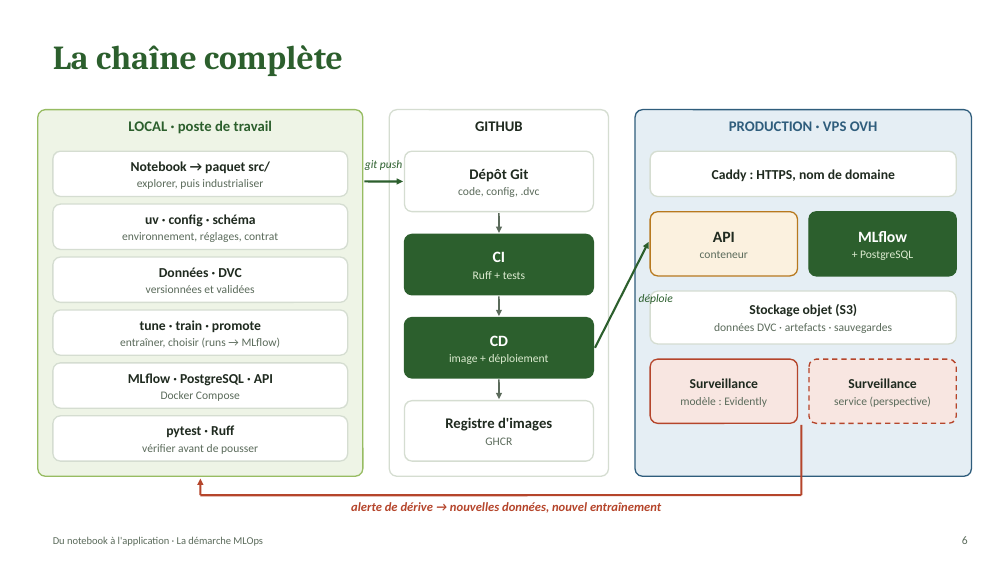
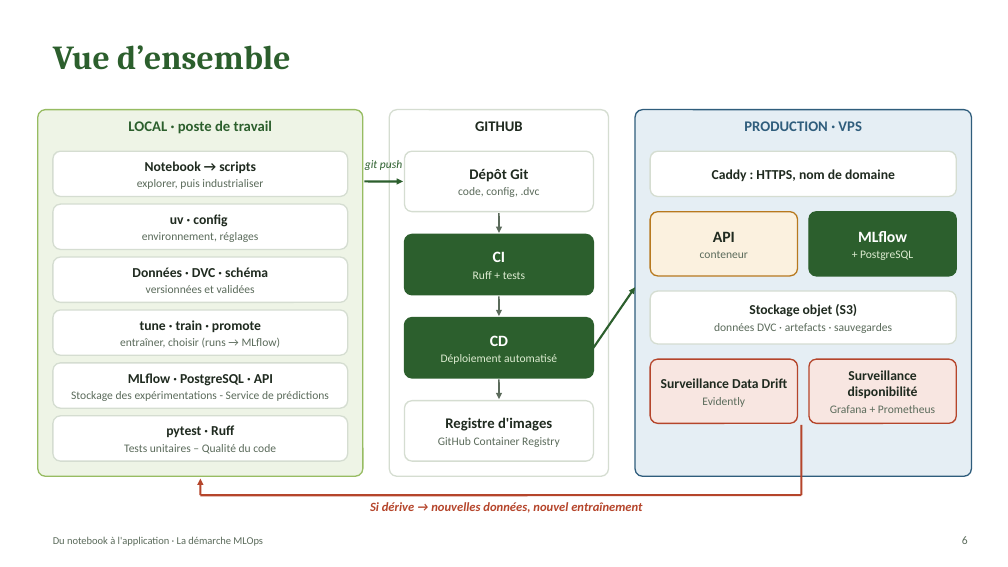
Before and after one commit to webew/crop_recommendation_tp, a slide deck: slide 6 of docs/support/seance1_demarche_mlops.pptx. Drawn at 1008x567 pixels with LibreOffice and Linux fonts; fonts in the diff are those of the drawing. Boxes give left, top, right and bottom in pixels: in the first picture for what was removed or moved away, otherwise in the second. Text is boxed around its words. In the diff, an @@ line names an element or a change of style, - is before the commit and + after.

```diff
--- a/docs/support/seance1_demarche_mlops.pptx
+++ b/docs/support/seance1_demarche_mlops.pptx
@@ title at [53,45,290,70]: text changed @@
-La chaîne complète
+Vue d’ensemble
@@ text at [744,121,861,131]: text changed @@
-PRODUCTION · VPS OVH
+PRODUCTION · VPS
@@ text in rounded rectangle at [145,161,256,173]: text changed @@
-Notebook → paquet src/
+Notebook → scripts
@@ text in rounded rectangle at [142,214,259,242]: text changed @@
-uv · config · schéma
-environnement, réglages, contrat
+uv · config
+environnement, réglages
@@ text in rounded rectangle at [132,267,268,277]: text changed @@
-Données · DVC
+Données · DVC · schéma
@@ arrow moved from (595, 348) - (649, 242) to (594, 348) - (635, 287) @@
@@ text removed at [639,294,673,304] @@
-déploie
@@ text in rounded rectangle at [441,354,557,364]: text changed @@
-image + déploiement
+Déploiement automatisé
@@ rounded rectangle "Surveillance disponibilité" at [809,359,957,423]: outline #B5452B 1.25 pt dashed to #B5452B 1.25 pt @@
@@ text in rounded rectangle at [661,378,787,407]: text changed; size 11 to 13 pt; text colour #5B6B5B to #1F2A1F; bold on @@
-Surveillance
-modèle : Evidently
+Surveillance Data Drift
+Evidently
@@ text in rounded rectangle at [830,370,935,413]: text changed; size 11 to 13 pt; text colour #5B6B5B to #1F2A1F; bold on @@
-Surveillance
-service (perspective)
+Surveillance disponibilité
+Grafana + Prometheus
@@ text in rounded rectangle at [71,391,329,401]: text changed @@
-Docker Compose
+Stockage des expérimentations - Service de prédictions
@@ text in rounded rectangle at [124,444,276,454]: text changed @@
-vérifier avant de pousser
+Tests unitaires – Qualité du code
@@ text in rounded rectangle at [438,437,560,447]: text changed @@
-GHCR
+GitHub Container Registry
@@ text at [370,502,642,513]: text changed @@
-alerte de dérive → nouvelles données, nouvel entraînement
+Si dérive → nouvelles données, nouvel entraînement
```
Also in this commit, not shown: 14 other slides changed, 3 slides removed, 1 other file.
